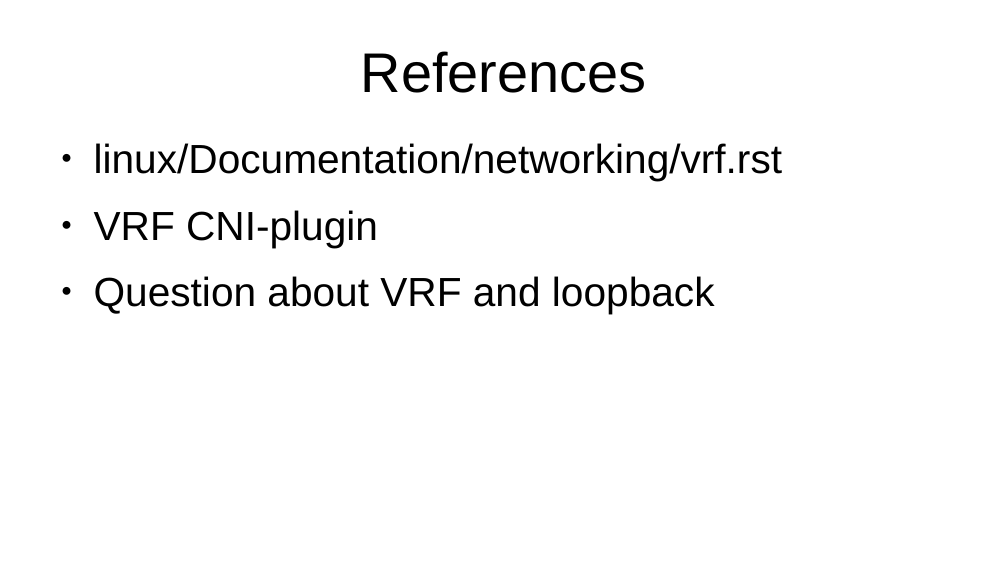
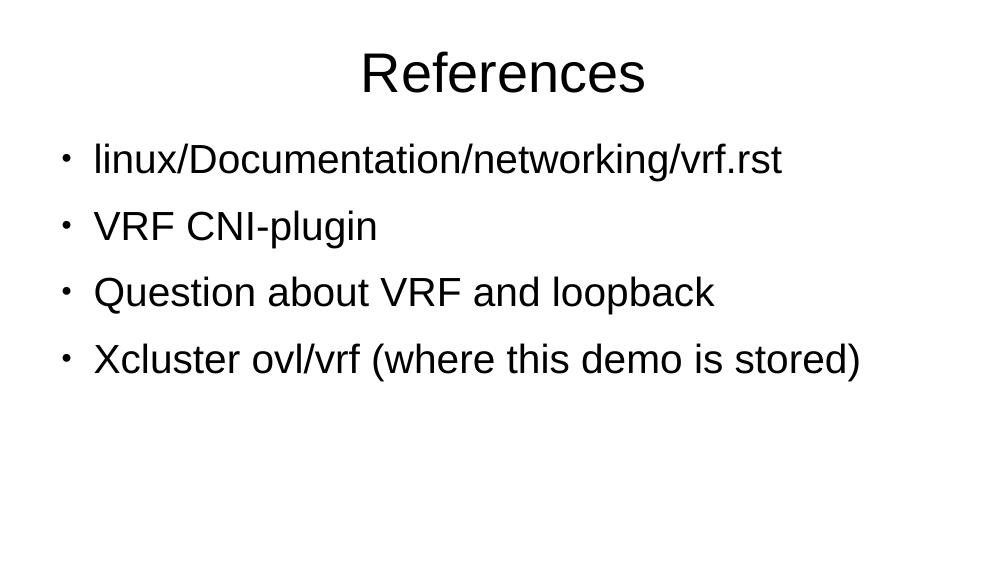
Before and after one commit to Nordix/xcluster, a slide deck: slide 6 of ovl/vrf/demo/vrf.odp. Drawn at 1008x567 pixels with LibreOffice and Linux fonts; fonts in the diff are those of the drawing. Boxes give left, top, right and bottom in pixels: in the first picture for what was removed or moved away, otherwise in the second. Text is boxed around its words. In the diff, an @@ line names an element or a change of style, - is before the commit and + after.

```diff
--- a/ovl/vrf/demo/vrf.odp
+++ b/ovl/vrf/demo/vrf.odp
@@ text at (94, 343, 861, 381): paragraph added @@
+● Xcluster ovl/vrf (where this demo is stored)
```
Also in this commit, not shown: 1 other slide changed, 1 other file.
